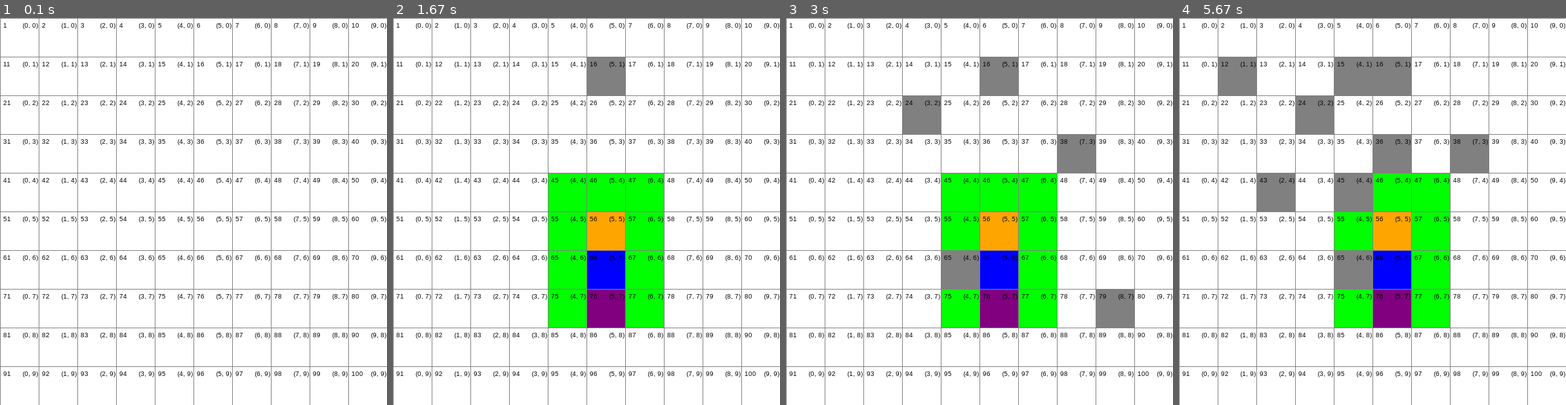
Above: before the commit, frames 1-4 (left to right).
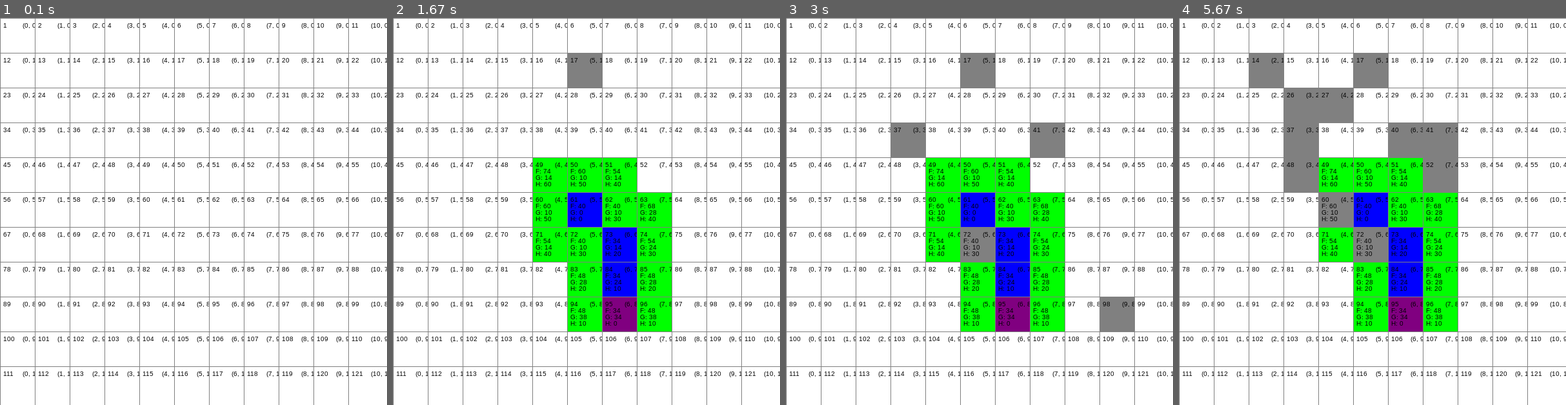
Above: after the commit, the same moments.

Repository: MrLuigiG00/InteligenciaArtificial2025
Game: pygame game, started from Proyectos/A-asterisco/a_asterisco.py
The game is run twice, just before and just after one commit, with the same random seed, the same clock (stepped at 60 frames per second) and the same inputs.
Inputs (mouse positions are in pixels of both pictures, inside the frame that each line leads up to):
- Up to frame 1 (0.1 s): no input
- Up to frame 2 (1.67 s): click (586, 211) at 0.38 s; click (625, 296) at 0.72 s; tap Space at 1 s; click (594, 79) at 1.38 s
- Up to frame 3 (3 s): click (979, 257) at 1.72 s; click (925, 130) at 2.05 s; click (1114, 312) at 2.38 s; click (1060, 141) at 2.72 s
- Up to frame 4 (5.67 s): click (1256, 79) at 3.05 s; right-click (1511, 300) at 3.38 s; click (1287, 180) at 3.72 s; click (1453, 161) at 4.05 s; click (1333, 196) at 4.38 s; click (1298, 118) at 4.72 s; click (1349, 95) at 5.05 s; click (1399, 149) at 5.38 s

The runs differ from the first frame. In frame 1, 12% of the frame differs, in the area x 0-100%, y 0-100%; in frame 2, 20%; in frame 3, 23%; in frame 4, 27%.

Commit message:
Actualizacion de A*
Se arreglo A* ahora esta funcional
Se agrego el cascaron del segundo proyecto
Se agrego una actividad de OpenCV

Diff:
--- /dev/null
+++ b/Actividades/Pruebas de Python/practica-opencv.py
@@ -0,0 +1,25 @@
+import cv2
+import numpy as np
+img = cv2.imread(r"a\fondo.jpg", cv2.IMREAD_COLOR)
+imgn = np.zeros(img.shape[:2], np.uint8)
+
+r,g,b = cv2.split(img)
+print(img.shape)
+imgb =cv2.merge([b, imgn, imgn])
+imgg =cv2.merge([imgn, g, imgn])
+imgr =cv2.merge([imgn, imgn, r])
+imgnn =cv2.merge([r,g,b])
+#img2 = cv2.cvtColor(img, cv2.COLOR_BGR2GRAY)
+#img3 = cv2.cvtColor(img, cv2.COLOR_BGR2RGB)
+#img4 = cv2.cvtColor(img, cv2.COLOR_BGR2HSV)
+
+# Canales de colres en escala de grises
+cv2.imshow('salida1', imgnn)
+#cv2.imshow('salida2', imgg)
+#cv2.imshow('salida3', imgr)
+#cv2.imshow('salida4', imgb)
+
+cv2.waitKey(0)
+cv2.destroyAllWindows()
+
+#Para data sets el HSV es el mejor para modelar por que se puede obtener la pureza del color
--- a/Proyectos/A-asterisco/a_asterisco.py
+++ b/Proyectos/A-asterisco/a_asterisco.py
@@ -24,7 +24,7 @@
 COSTO_DIAGONAL = 14
 
 # Numero de cuadricula cuadrada
-FILAS = 10
+FILAS = 11
 
 class Nodo:
     def _init_(self, fila, col, ancho, total_filas):
@@ -88,6 +88,20 @@
         # Pintar cordenadas
         texto = FUENTE.render(f"{self.get_pos()}", True, (0, 0, 0))
         ventana.blit(texto, (self.x + 35, self.y+5))
+
+        if self.g != float("inf"):
+            f_var = int(self.f) if self.f != float('inf') else " "
+            g_var = int(self.g) if self.g != float('inf') else " "
+            h_var = int(self.h) if self.h != float('inf') else " "
+
+            texto_f = FUENTE.render(f"F: {f_var}", True, (0,0,0))
+            ventana.blit(texto_f, (self.x + 5, self.y+ 15))
+
+            texto_g = FUENTE.render(f"G: {g_var}", True, (0,0,0))
+            ventana.blit(texto_g, (self.x + 5, self.y+ 25))
+
+            texto_h = FUENTE.render(f"H: {h_var}", True, (0,0,0))
+            ventana.blit(texto_h, (self.x + 5, self.y+ 35))
 
 
 def crear_grid(filas, ancho):
@@ -131,26 +145,38 @@
     return (abs(x2 - x1) + abs(y2 - y1))*COSTO_HORIZONTAL_VERTICAL
 
 
+
 # Verifica alrededor del nodo actual los vecinos y si alguno es pared
 def obtener_vecinos(nodo, grid):
     vecinos = []
-    print("Coordenadas del nodo: ", nodo.get_pos(), " Casilla: ",nodo.obtener_Casilla())
+
+    print("Nodo fila y columna: ", nodo.fila, nodo.col)
+    print("Total de filas: ", nodo.total_filas)
+
     if nodo.fila < nodo.total_filas - 1 and not grid[nodo.fila + 1][nodo.col].es_pared():  # Abajo
         vecinos.append(grid[nodo.fila + 1][nodo.col])
+
     if nodo.fila > 0 and not grid[nodo.fila - 1][nodo.col].es_pared():  # Arriba
         vecinos.append(grid[nodo.fila - 1][nodo.col])
+
     if nodo.col < nodo.total_filas - 1 and not grid[nodo.fila][nodo.col + 1].es_pared():  # Derecha
         vecinos.append(grid[nodo.fila][nodo.col + 1])
+
     if nodo.col > 0 and not grid[nodo.fila][nodo.col - 1].es_pared():  # Izquierda
         vecinos.append(grid[nodo.fila][nodo.col - 1])
-    if nodo.fila < nodo.total_filas - 1 and nodo.col < nodo.total_filas - 1 and not grid[nodo.fila + 1][nodo.col + 1].es_pared():  # ⤵
+
+    if nodo.fila < nodo.total_filas - 1 and nodo.col < nodo.total_filas - 1 and not grid[nodo.fila + 1][nodo.col + 1].es_pared():  # ↘
         vecinos.append(grid[nodo.fila + 1][nodo.col + 1])
+
     if nodo.fila < nodo.total_filas - 1 and nodo.col > 0 and not grid[nodo.fila + 1][nodo.col - 1].es_pared():  # ↙
         vecinos.append(grid[nodo.fila + 1][nodo.col - 1])
+
     if nodo.fila > 0 and nodo.col < nodo.total_filas - 1 and not grid[nodo.fila - 1][nodo.col + 1].es_pared():  # ↗
         vecinos.append(grid[nodo.fila - 1][nodo.col + 1])
+
     if nodo.fila > 0 and nodo.col > 0 and not grid[nodo.fila - 1][nodo.col - 1].es_pared():  # ↖
         vecinos.append(grid[nodo.fila - 1][nodo.col - 1])
+
     return vecinos
 
 def reconstruir_camino(nodo_actual):
@@ -176,6 +202,7 @@
     i = 0
     #Agregamos el nodo inicial a la lista abierta
     open_set.put((0, i, inicio))
+    #open_set_hash = {inicio}
     closed_set = set()
 
     # Inicializamos g y f del inicio
@@ -184,7 +211,9 @@
 
 
     while not open_set.empty():
+        inicio.es_inicio()
         current = open_set.get()[2]
+        #open_set_hash.remove(current)
         closed_set.add(current)
 
         print("Lista de abiertos: ", [n[2].get_pos() for n in open_set.queue])
@@ -199,9 +228,10 @@
             if vecino in closed_set:
                 continue
 
+
             peso = (
                         COSTO_DIAGONAL
-                        if calcular_h(vecino, current) == 2
+                        if calcular_h(vecino, current) == 20
                         else COSTO_HORIZONTAL_VERTICAL
                     )
 
@@ -215,10 +245,15 @@
                 vecino.h = calcular_h(vecino, fin)
                 vecino.f = vecino.g + vecino.h
 
+
                 if vecino not in open_set.queue:
                     i += 1
                     open_set.put((vecino.f, i, vecino))
+                    #open_set_hash.add(vecino)
                     if(vecino != fin):
+
+                        texto = FUENTE.render(f"f: {vecino.f} g: {vecino.g} h: {vecino.h}", True, (0, 0, 0))
+                        VENTANA.blit(texto, (vecino.x, vecino.y))
                         vecino.hacer_camino()
 
         if current != inicio:
--- /dev/null
+++ b/Proyectos/pygamesc/game.py
@@ -0,0 +1,246 @@
+import pygame
+import random
+
+# Inicializar Pygame
+pygame.init()
+
+# Dimensiones de la pantalla
+w, h = 800, 400
+pantalla = pygame.display.set_mode((w, h))
+pygame.display.set_caption("Juego: Disparo de Bala, Salto, Nave y Menú")
+
+# Colores
+BLANCO = (255, 255, 255)
+NEGRO = (0, 0, 0)
+
+# Variables del jugador, bala, nave, fondo, etc.
+jugador = None
+bala = None
+fondo = None
+nave = None
+menu = None
+
+# Variables de salto
+salto = False
+salto_altura = 15  # Velocidad inicial de salto
+gravedad = 1
+en_suelo = True
+
+# Variables de pausa y menú
+pausa = False
+fuente = pygame.font.SysFont('Arial', 24)
+menu_activo = True
+modo_auto = False  # Indica si el modo de juego es automático
+
+# Lista para guardar los datos de velocidad, distancia y salto (target)
+datos_modelo = []
+
+# Cargar las imágenes
+jugador_frames = [
+    pygame.image.load('assets/sprites/mono_frame_1.png'),
+    pygame.image.load('assets/sprites/mono_frame_2.png'),
+    pygame.image.load('assets/sprites/mono_frame_3.png'),
+    pygame.image.load('assets/sprites/mono_frame_4.png')
+]
+
+bala_img = pygame.image.load('assets/sprites/purple_ball.png')
+fondo_img = pygame.image.load('assets/game/fondo2.png')
+nave_img = pygame.image.load('assets/game/ufo.png')
+menu_img = pygame.image.load('assets/game/menu.png')
+
+# Escalar la imagen de fondo para que coincida con el tamaño de la pantalla
+fondo_img = pygame.transform.scale(fondo_img, (w, h))
+
+# Crear el rectángulo del jugador y de la bala
+jugador = pygame.Rect(50, h - 100, 32, 48)
+bala = pygame.Rect(w - 50, h - 90, 16, 16)
+nave = pygame.Rect(w - 100, h - 100, 64, 64)
+menu_rect = pygame.Rect(w // 2 - 135, h // 2 - 90, 270, 180)  # Tamaño del menú
+
+# Variables para la animación del jugador
+current_frame = 0
+frame_speed = 10  # Cuántos frames antes de cambiar a la siguiente imagen
+frame_count = 0
+
+# Variables para la bala
+velocidad_bala = -10  # Velocidad de la bala hacia la izquierda
+bala_disparada = False
+
+# Variables para el fondo en movimiento
+fondo_x1 = 0
+fondo_x2 = w
+
+# Función para disparar la bala
+def disparar_bala():
+    global bala_disparada, velocidad_bala
+    if not bala_disparada:
+        velocidad_bala = random.randint(-8, -3)  # Velocidad aleatoria negativa para la bala
+        bala_disparada = True
+
+# Función para reiniciar la posición de la bala
+def reset_bala():
+    global bala, bala_disparada
+    bala.x = w - 50  # Reiniciar la posición de la bala
+    bala_disparada = False
+
+# Función para manejar el salto
+def manejar_salto():
+    global jugador, salto, salto_altura, gravedad, en_suelo
+
+    if salto:
+        jugador.y -= salto_altura  # Mover al jugador hacia arriba
+        salto_altura -= gravedad  # Aplicar gravedad (reduce la velocidad del salto)
+
+        # Si el jugador llega al suelo, detener el salto
+        if jugador.y >= h - 100:
+            jugador.y = h - 100
+            salto = False
+            salto_altura = 15  # Restablecer la velocidad de salto
+            en_suelo = True
+
+# Función para actualizar el juego
+def update():
+    global bala, velocidad_bala, current_frame, frame_count, fondo_x1, fondo_x2
+
+    # Mover el fondo
+    fondo_x1 -= 1
+    fondo_x2 -= 1
+
+    # Si el primer fondo sale de la pantalla, lo movemos detrás del segundo
+    if fondo_x1 <= -w:
+        fondo_x1 = w
+
+    # Si el segundo fondo sale de la pantalla, lo movemos detrás del primero
+    if fondo_x2 <= -w:
+        fondo_x2 = w
+
+    # Dibujar los fondos
+    pantalla.blit(fondo_img, (fondo_x1, 0))
+    pantalla.blit(fondo_img, (fondo_x2, 0))
+
+    # Animación del jugador
+    frame_count += 1
+    if frame_count >= frame_speed:
+        current_frame = (current_frame + 1) % len(jugador_frames)
+        frame_count = 0
+
+    # Dibujar el jugador con la animación
+    pantalla.blit(jugador_frames[current_frame], (jugador.x, jugador.y))
+
+    # Dibujar la nave
+    pantalla.blit(nave_img, (nave.x, nave.y))
+
+    # Mover y dibujar la bala
+    if bala_disparada:
+        bala.x += velocidad_bala
+
+    # Si la bala sale de la pantalla, reiniciar su posición
+    if bala.x < 0:
+        reset_bala()
+
+    pantalla.blit(bala_img, (bala.x, bala.y))
+
+    # Colisión entre la bala y el jugador
+    if jugador.colliderect(bala):
+        print("Colisión detectada!")
+        reiniciar_juego()  # Terminar el juego y mostrar el menú
+
+# Función para guardar datos del modelo en modo manual
+def guardar_datos():
+    global jugador, bala, velocidad_bala, salto
+    distancia = abs(jugador.x - bala.x)
+    salto_hecho = 1 if salto else 0  # 1 si saltó, 0 si no saltó
+    # Guardar velocidad de la bala, distancia al jugador y si saltó o no
+    datos_modelo.append((velocidad_bala, distancia, salto_hecho))
+
+# Función para pausar el juego y guardar los datos
+def pausa_juego():
+    global pausa
+    pausa = not pausa
+    if pausa:
+        print("Juego pausado. Datos registrados hasta ahora:", datos_modelo)
+    else:
+        print("Juego reanudado.")
+
+# Función para mostrar el menú y seleccionar el modo de juego
+def mostrar_menu():
+    global menu_activo, modo_auto
+    pantalla.fill(NEGRO)
+    texto = fuente.render("Presiona 'A' para Auto, 'M' para Manual, o 'Q' para Salir", True, BLANCO)
+    pantalla.blit(texto, (w // 4, h // 2))
+    pygame.display.flip()
+
+    while menu_activo:
+        for evento in pygame.event.get():
+            if evento.type == pygame.QUIT:
+                pygame.quit()
+                exit()
+            if evento.type == pygame.KEYDOWN:
+                if evento.key == pygame.K_a:
+                    modo_auto = True
+                    menu_activo = False
+                elif evento.key == pygame.K_m:
+                    modo_auto = False
+                    menu_activo = False
+                elif evento.key == pygame.K_q:
+                    print("Juego terminado. Datos recopilados:", datos_modelo)
+                    pygame.quit()
+                    exit()
+
+# Función para reiniciar el juego tras la colisión
+def reiniciar_juego():
+    global menu_activo, jugador, bala, nave, bala_disparada, salto, en_suelo
+    menu_activo = True  # Activar de nuevo el menú
+    jugador.x, jugador.y = 50, h - 100  # Reiniciar posición del jugador
+    bala.x = w - 50  # Reiniciar posición de la bala
+    nave.x, nave.y = w - 100, h - 100  # Reiniciar posición de la nave
+    bala_disparada = False
+    salto = False
+    en_suelo = True
+    # Mostrar los datos recopilados hasta el momento
+    print("Datos recopilados para el modelo: ", datos_modelo)
+    mostrar_menu()  # Mostrar el menú de nuevo para seleccionar modo
+
+def main():
+    global salto, en_suelo, bala_disparada
+
+    reloj = pygame.time.Clock()
+    mostrar_menu()  # Mostrar el menú al inicio
+    correr = True
+
+    while correr:
+        for evento in pygame.event.get():
+            if evento.type == pygame.QUIT:
+                correr = False
+            if evento.type == pygame.KEYDOWN:
+                if evento.key == pygame.K_SPACE and en_suelo and not pausa:  # Detectar la tecla espacio para saltar
+                    salto = True
+                    en_suelo = False
+                if evento.key == pygame.K_p:  # Presiona 'p' para pausar el juego
+                    pausa_juego()
+                if evento.key == pygame.K_q:  # Presiona 'q' para terminar el juego
+                    print("Juego terminado. Datos recopilados:", datos_modelo)
+                    pygame.quit()
+                    exit()
+
+        if not pausa:
+            # Modo manual: el jugador controla el salto
+            if not modo_auto:
+                if salto:
+                    manejar_salto()
+                # Guardar los datos si estamos en modo manual
+                guardar_datos()
+
+            # Actualizar el juego
+            if not bala_disparada:
+                disparar_bala()
+            update()
+
+        # Actualizar la pantalla
+        pygame.display.flip()
+        reloj.tick(30)  # Limitar el juego a 30 FPS
+
+    pygame.quit()
+
+if __name__ == "__main__":
+    main()
--- /dev/null
+++ b/Proyectos/pygamesc/grafica.py
@@ -0,0 +1,24 @@
+
+import pandas as pd
+import matplotlib.pyplot as plt
+from mpl_toolkits.mplot3d import Axes3D
+
+# Cargar los datos desde el CSV especificando que la primera fila es un encabezado
+df = pd.read_csv('/home/likcos/testphaser.csv', header=None, names=['x1', 'x2', 'target'], dtype=float)
+# Crear la figura 3D
+fig = plt.figure()
+ax = fig.add_subplot(111, projection='3d')
+# Graficar puntos con target=0
+ax.scatter(df[df['target'] == 0]['x1'], df[df['target'] == 0]['x2'], df[df['target'] == 0]['target'],
+           c='blue', marker='o', label='target=0')
+# Graficar puntos con target=1
+ax.scatter(df[df['target'] == 1]['x1'], df[df['target'] == 1]['x2'], df[df['target'] == 1]['target'],
+           c='red', marker='x', label='target=1')
+# Etiquetas de los ejes
+ax.set_xlabel('x1')
+ax.set_ylabel('x2')
+ax.set_zlabel('Target')
+# Mostrar leyenda
+ax.legend()
+# Mostrar el gráfico
+plt.show()
Binary file added: Actividades/Pruebas de Python/fondo.jpg
Binary file added: Actividades/Pruebas de Python/ufo.png
Not shown, changed: Proyectos/A-asterisco/README.md
Binary file added: Proyectos/pygamesc/assets/game/fondo.jpg
Binary file added: Proyectos/pygamesc/assets/game/fondo.png
Binary file added: Proyectos/pygamesc/assets/game/fondo2.png
Binary file added: Proyectos/pygamesc/assets/game/menu.png
Binary file added: Proyectos/pygamesc/assets/game/ufo.png
Binary file added: Proyectos/pygamesc/assets/junks/cannon.png
Binary file added: Proyectos/pygamesc/assets/junks/dude.png
Binary file added: Proyectos/pygamesc/assets/junks/dude_1.png
Binary file added: Proyectos/pygamesc/assets/junks/player1.png
(and 19 more such lines)
